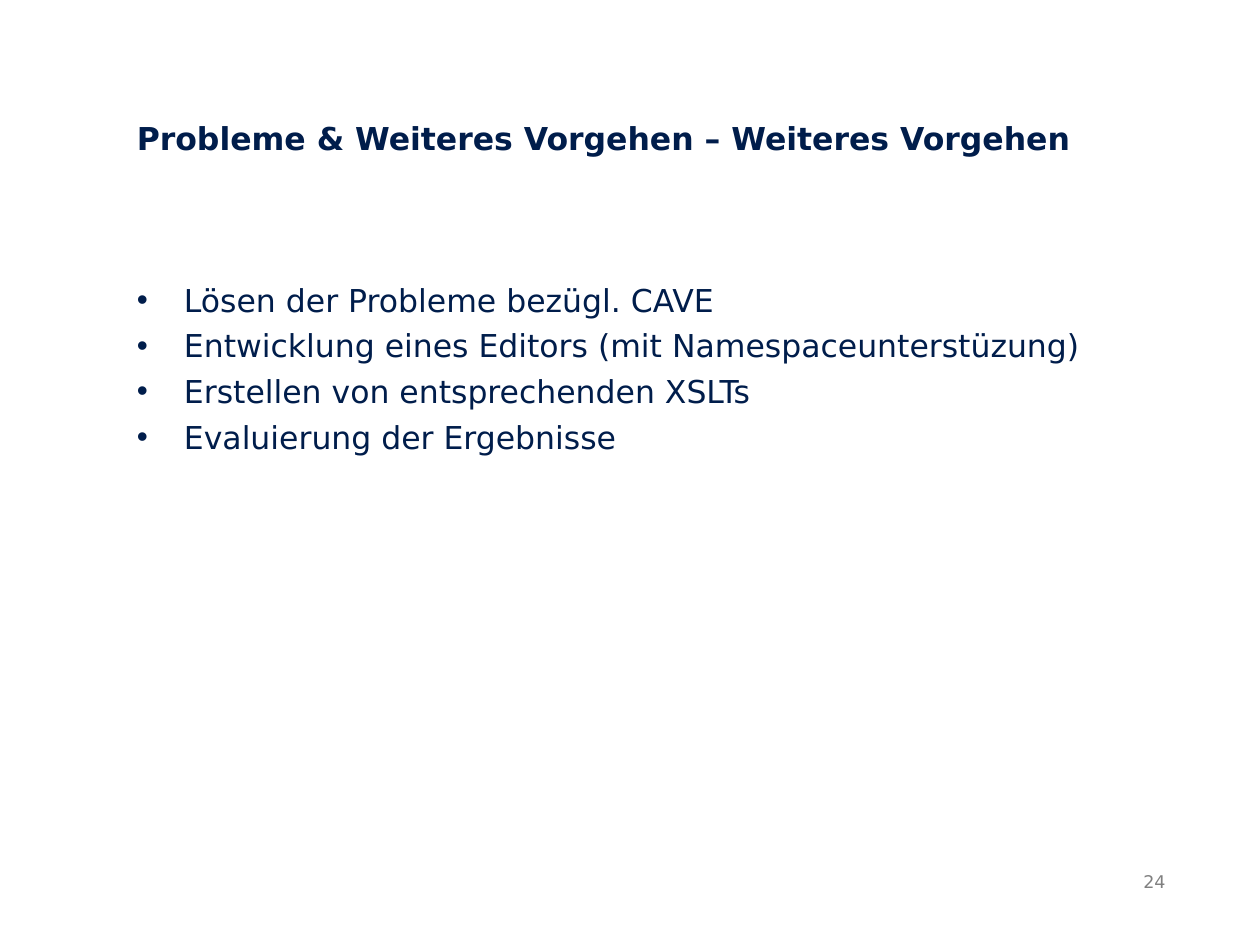
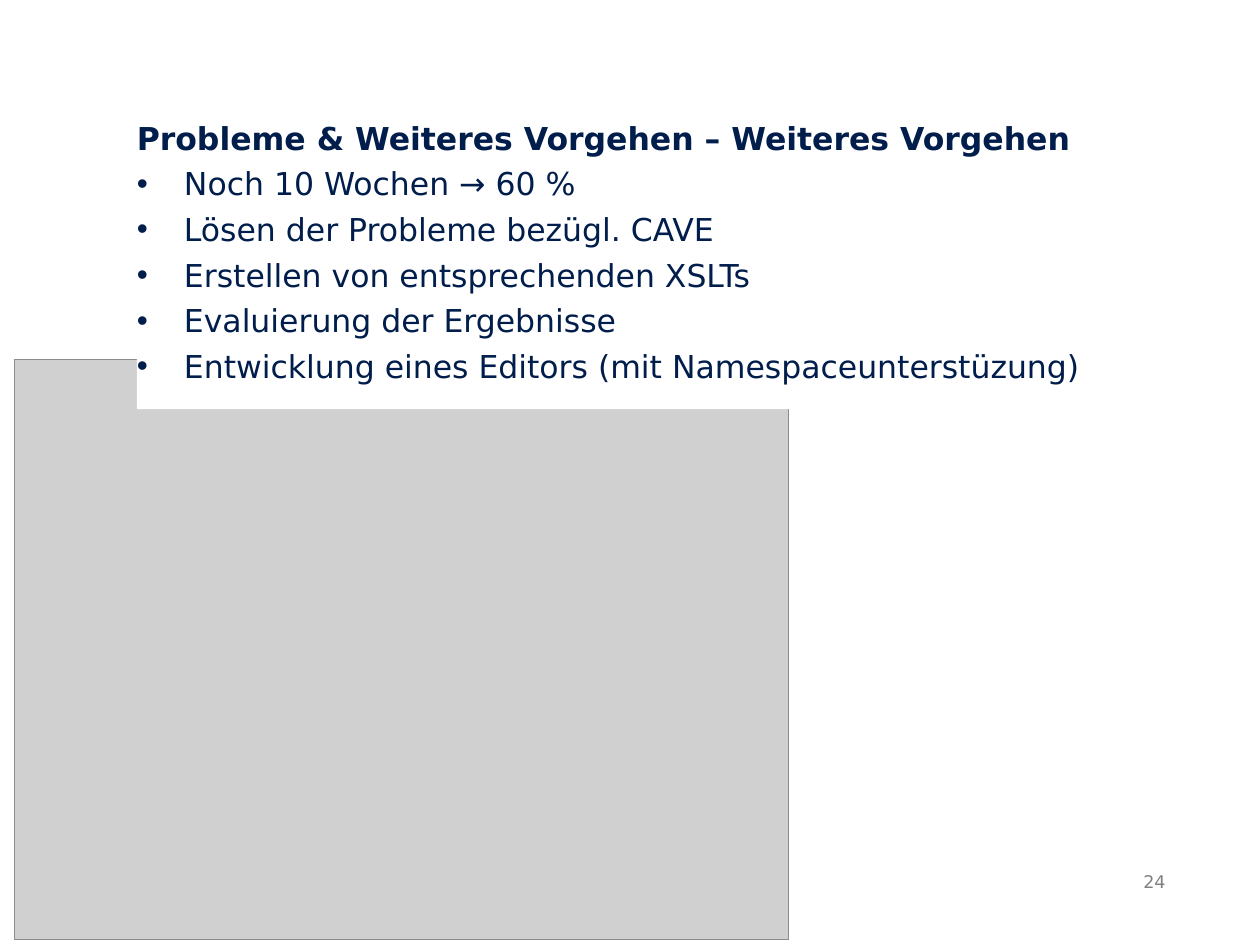
Before and after one commit to Neox-1990/OpenDECL-Diplom, a slide deck: slide 24 of Präsentationen/Zwischenpräsentation/Zwischenpräsentation.odp. Drawn at 1260x945 pixels with LibreOffice and Linux fonts; fonts in the diff are those of the drawing; grey boxes stand for pictures. Boxes give left, top, right and bottom in pixels: in the first picture for what was removed or moved away, otherwise in the second. Text is boxed around its words. In the diff, an @@ line names an element or a change of style, - is before the commit and + after.

Commit message:
Ende Woche 16

```diff
--- a/Präsentationen/Zwischenpräsentation/Zwischenpräsentation.odp
+++ b/Präsentationen/Zwischenpräsentation/Zwischenpräsentation.odp
@@ text at [184, 171, 536, 196]: paragraph added @@
+• Noch 10 Wochen → 60 %
@@ picture added at [15, 359, 789, 939] @@
@@ text at [184, 333, 1079, 364]: paragraph removed @@
-• Entwicklung eines Editors (mit Namespaceunterstüzung)
@@ text at [184, 354, 1079, 385]: paragraph added @@
+• Entwicklung eines Editors (mit Namespaceunterstüzung)
```
Also in this commit, not shown: 5 other slides changed, 8 other files.
